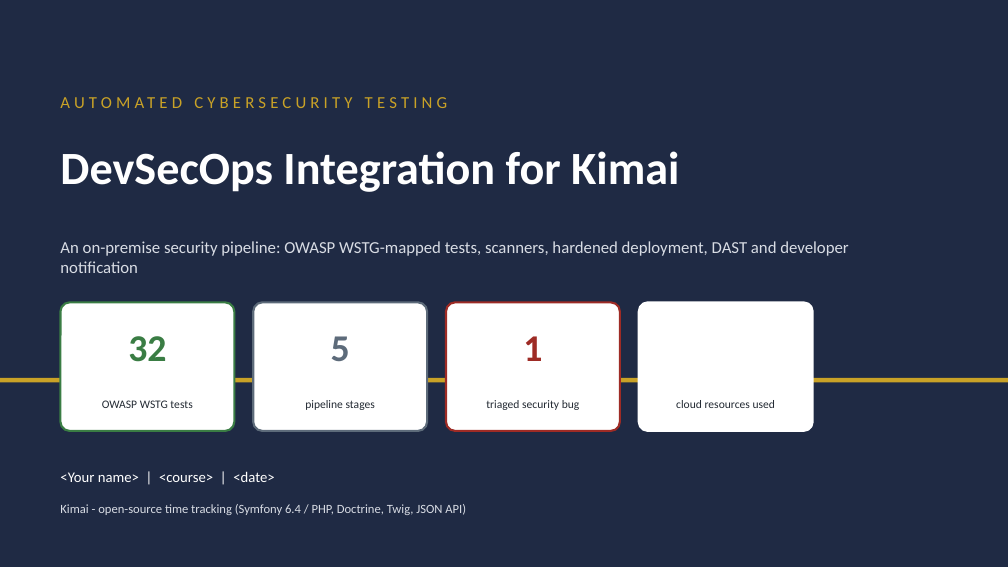
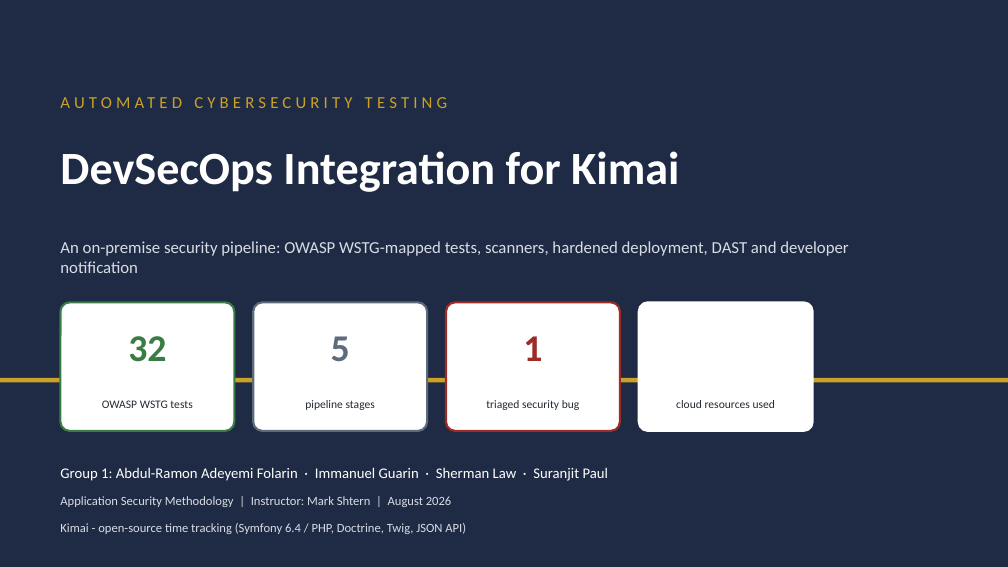
Before and after one commit to kimai/kimai, a slide deck: slide 1 of devsecops/deliverables/DevSecOps_Slides.pptx. Drawn at 1008x567 pixels with LibreOffice and Linux fonts; fonts in the diff are those of the drawing. Boxes give left, top, right and bottom in pixels: in the first picture for what was removed or moved away, otherwise in the second. Text is boxed around its words. In the diff, an @@ line names an element or a change of style, - is before the commit and + after.

```diff
--- a/devsecops/deliverables/DevSecOps_Slides.pptx
+++ b/devsecops/deliverables/DevSecOps_Slides.pptx
@@ text at box(60, 467, 608, 481): text changed @@
-<Your name> | <course> | <date>
+Group 1: Abdul-Ramon Adeyemi Folarin · Immanuel Guarin · Sherman Law · Suranjit Paul
@@ text added at box(60, 496, 451, 507), 12 pt, text #D8DCE4 @@
+Application Security Methodology | Instructor: Mark Shtern | August 2026
@@ text "Kimai - open-source time tracking ...": place and size @@
-text "Kimai - open-source time tracking ..." at box(60, 504, 466, 515)
+text "Kimai - open-source time tracking ..." at box(60, 523, 466, 534)
```
Also in this commit, not shown: 1 other file.
